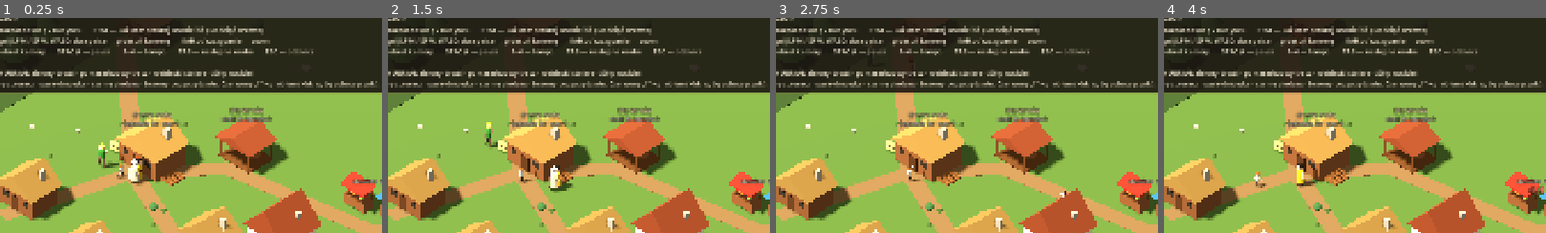
Above: before the commit, frames 1-4 (left to right).
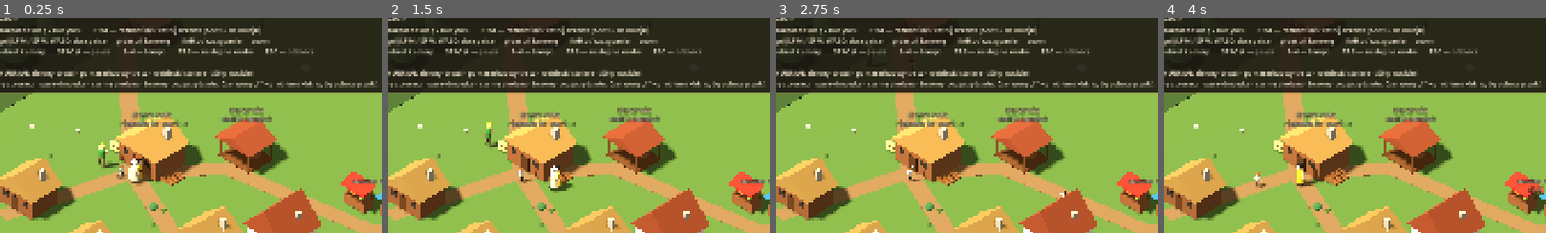
Above: after the commit, the same moments.

Repository: dwdzdc/dynastia
Game: Godot game, scene res://game/main.tscn
The game is run twice, just before and just after one commit, with the same random seed, the same clock (stepped at 60 frames per second) and the same inputs.
Inputs:
- Up to frame 1 (0.25 s): no input
- Up to frame 2 (1.5 s): click "II" at 0.5 s; click "1x" at 1.25 s
- Up to frame 3 (2.75 s): click "2x" at 2 s
- Up to frame 4 (4 s): click "4x" at 2.75 s; click "8x" at 3.5 s
The pictures show only the part of the screen within x 32-82%, y 27-77%; the shares and areas given below are measured in that part.

The runs differ from the first frame. In frame 1, 0.6% of the frame differs, in the area x 31-69%, y 3-8%; in frame 2, 0.6%; in frame 3, 0.6%; in frame 4, 0.6%.

Commit message:
Rozkazy reczne jako kolejka z automatycznym powrotem do autopilota
PPM zastepuje kolejke, Shift+PPM dopisuje; po ostatnim kroku agent sam wraca
do swojej pracy (takze po wypadku/zmianie przydzialu). Linia z numerowanymi
celami nad zaznaczona osoba, przycisk Anuluj rozkazy z licznikiem. Uwagi autora
dopisane do progress.md jako backlog.

Co-Authored-By: Claude Opus 5.5 <noreply@anthropic.com>

Diff:
--- a/data/balance.json
+++ b/data/balance.json
@@ -136,7 +136,8 @@
       "autumn": 1.2,
       "winter": 0.15
     },
-    "forage_carry": 3
+    "forage_carry": 3,
+    "manual_chop_mult": 0.8
   },
   "carry": {
     "log": 2,
--- a/game/main.gd
+++ b/game/main.gd
@@ -8,6 +8,7 @@
 const CAM_PITCH := deg_to_rad(38.0)
 const SKY_DAY := Color(0.55, 0.7, 0.85)
 const SKY_NIGHT := Color(0.06, 0.08, 0.16)
+const TREE_PICK_RADIUS := 1.6   # m od pnia, w którym PPM trafia w drzewo
 
 var world: SimWorld
 var view: Node3D
@@ -224,7 +225,7 @@
 				_press_ground = _ground_at(mb.position)
 			MOUSE_BUTTON_RIGHT:
 				if mb.pressed:
-					_on_right_click(mb.position)
+					_on_right_click(mb.position, mb.shift_pressed)
 	elif event is InputEventMouseMotion:
 		var mm := event as InputEventMouseMotion
 		if _lmb_down and not _dragging and mm.position.distance_to(_press_pos) > 8.0:
@@ -294,12 +295,13 @@
 	selected_building = ""
 
 
-func _on_right_click(pos: Vector2) -> void:
+# PPM: rozkaz ręczny (zastępuje kolejkę), Shift+PPM: dopisz do kolejki.
+func _on_right_click(pos: Vector2, append: bool) -> void:
 	if selected_id < 0:
 		return
 	var g := _ground_at(pos)
-	var t: SimTree = view.tree_at(Vector2(g.x, g.z), 1.6)
+	var t: SimTree = view.tree_at(Vector2(g.x, g.z), TREE_PICK_RADIUS)
 	if t != null:
-		world.manual_chop(selected_id, t.id)
+		world.manual_chop(selected_id, t.id, append)
 	else:
-		world.manual_move(selected_id, Vector2(g.x, g.z))
+		world.manual_move(selected_id, Vector2(g.x, g.z), append)
--- a/sim/jobs.gd
+++ b/sim/jobs.gd
@@ -56,7 +56,9 @@
 	return "chore"
 
 
+# Nowy plan z autopilota. Kończy też sterowanie ręczne (np. po wypadku, zmianie pracy).
 func replan(a: SimAgent) -> void:
+	a.controlled = false
 	release(a)
 	a.steps.clear()
 	a.alert = false
@@ -69,8 +71,6 @@
 		kind = "eat"
 	a.plan_kind = kind
 	match kind:
-		"manual":
-			_wait(a, "sterowanie ręczne — czeka na rozkaz", "idle")
 		"sick":
 			_go_inside(a, w.home(), "rest", 3.0,
 				"ranny — leży w chacie" if a.injured_days > 0.0 else "chory — leży w chacie")
--- a/sim/world.gd
+++ b/sim/world.gd
@@ -168,43 +168,48 @@
 	jobs.replan(a)
 
 
-func manual_move(agent_id: int, to: Vector2) -> void:
+# Rozkazy ręczne: kolejka kroków wykonywana zamiast autopilota. append = dopisz na
+# koniec kolejki (Shift+PPM); inaczej zastąp. Po ostatnim kroku agent sam wraca
+# do autopilota (patrz _behave).
+func _begin_manual(a: SimAgent, append: bool) -> void:
+	if append and a.controlled:
+		return
+	jobs.release(a)
+	a.steps.clear()
+	a.controlled = true
+	a.plan_kind = "manual"
+
+
+func manual_move(agent_id: int, to: Vector2, append := false) -> void:
 	var a := agent_by_id(agent_id)
 	if a == null or a.status != "active":
 		return
-	a.controlled = true
-	jobs.release(a)
-	a.steps.clear()
-	a.plan_kind = "manual"
+	_begin_manual(a, append)
 	a.steps.append({ "t": "walk", "to": to, "why": "idzie tam, gdzie kazano" })
-	a.steps.append({ "t": "act", "act": "idle", "left": 1e9, "why": "sterowanie ręczne — czeka na rozkaz", "inside": "", "alert": false })
-
-
-# Ręczne ścięcie wskazanego drzewa — przejęcie daje kontrolę nad tym, co i gdzie.
-func manual_chop(agent_id: int, tree_id: int) -> void:
+
+
+# Ręczne ścięcie wskazanego drzewa i odniesienie kłody do tartaku.
+func manual_chop(agent_id: int, tree_id: int, append := false) -> void:
 	var a := agent_by_id(agent_id)
 	var t := tree_by_id(tree_id)
 	if a == null or t == null or a.status != "active" or t.wood <= 0 or not a.can_work():
 		return
-	a.controlled = true
-	jobs.release(a)
+	_begin_manual(a, append)
 	if t.reserved_by >= 0 and t.reserved_by != a.id:
 		var other := agent_by_id(t.reserved_by)
 		if other != null:
 			jobs.replan(other)
 	t.reserved_by = a.id
 	a.claims.append("tree:%d" % t.id)
-	a.steps.clear()
-	a.plan_kind = "manual"
+	var chop_secs := jobs._dur(a, "chop", float(balance["jobs"]["chop_seconds"])) * float(balance["jobs"]["manual_chop_mult"])
 	a.steps.append({ "t": "walk", "to": t.position + Vector2(0.9, 0.4), "why": "idzie ściąć wskazane drzewo" })
-	a.steps.append({ "t": "act", "act": "chop", "left": jobs._dur(a, "chop", float(balance["jobs"]["chop_seconds"])) * 0.8,
-		"why": "rąbie wskazane drzewo (ręcznie, szybciej)", "inside": "", "alert": false })
+	a.steps.append({ "t": "act", "act": "chop", "left": chop_secs, "why": "rąbie wskazane drzewo (ręcznie, szybciej)", "inside": "", "alert": false })
 	a.steps.append({ "t": "do", "fn": "chop_done", "arg": t.id })
 	a.steps.append({ "t": "walk", "to": building("sawmill").door() + Vector2(-1.5, 0.0), "why": "niesie kłodę do tartaku" })
 	a.steps.append({ "t": "do", "fn": "deposit", "arg": "sawmill" })
-	a.steps.append({ "t": "act", "act": "idle", "left": 1e9, "why": "sterowanie ręczne — czeka na rozkaz", "inside": "", "alert": false })
-
-
+
+
+# Anuluj resztę rozkazów i wróć do autopilota od razu.
 func release_manual(agent_id: int) -> void:
 	var a := agent_by_id(agent_id)
 	if a == null:
@@ -309,6 +314,8 @@
 
 
 func _behave(a: SimAgent, dt: float) -> void:
+	if a.controlled and a.steps.is_empty():
+		a.controlled = false   # kolejka rozkazów wykonana — wraca do autopilota
 	var want := jobs.desired_kind(a)
 	var early_meal := a.plan_kind == "eat" and want in ["work", "chore", "child"]
 	if want != a.plan_kind and not early_meal and a.interruptible():
@@ -380,7 +387,7 @@
 			a.facing = target_face
 	if a.controlled and a.needs["food"] < float(balance["needs"]["food"]["low"]):
 		a.alert = true
-		a.idle_reason = "GŁODNY — puść wolno, żeby poszedł zjeść"
+		a.idle_reason = "GŁODNY — wykonuje rozkazy, zje po ich skończeniu"
 	s["left"] = float(s["left"]) - dt
 	if float(s["left"]) <= 0.0:
 		a.steps.pop_front()
--- a/tests/run_tests.gd
+++ b/tests/run_tests.gd
@@ -50,6 +50,7 @@
 	_test_no_income_goes_into_debt()
 	_test_succession_and_game_over()
 	_test_marriage_and_birth()
+	_test_manual_queue_auto_release()
 	_test_long_run_no_crash()
 
 
@@ -320,6 +321,25 @@
 	check("married couples have children", w.family.persons.size() > n0)
 
 
+func _test_manual_queue_auto_release() -> void:
+	var w = _new_world()
+	_run_days(w, 0.1)   # rano, blok pracy
+	var a = w.agent_by_id(w.family.root().agent_id)
+	var home: Vector2 = w.home().door()
+	w.manual_move(a.id, home + Vector2(5, 0))
+	w.manual_move(a.id, home + Vector2(5, 5), true)
+	check("shift-queue appends orders", a.controlled and a.steps.size() == 2)
+	var guard := 0
+	while a.controlled and guard < 600:
+		w.step_sim(0.1)
+		guard += 1
+	check("agent returns to autopilot after manual queue", not a.controlled)
+	check("after release agent resumes its job plan", a.plan_kind != "manual" and not a.steps.is_empty())
+	w.manual_move(a.id, home + Vector2(20, 0))
+	w.manual_move(a.id, home + Vector2(-20, 0))
+	check("plain order replaces queue", a.steps.size() == 1)
+
+
 func _test_long_run_no_crash() -> void:
 	var w = _new_world(4242)
 	# Autopilot gracza: każdy dorosły bez pary szuka małżonka, dorastający dostają pracę.
--- a/ui/hud.gd
+++ b/ui/hud.gd
@@ -13,6 +13,7 @@
 const GOOD := Color(0.55, 0.88, 0.45)
 const WARN := Color(1.0, 0.78, 0.3)
 const BAD := Color(1.0, 0.42, 0.35)
+const ORDER_COLOR := Color(1.0, 0.85, 0.3, 0.85)
 const JOB_ORDER := ["woodcutter", "sawyer", "carpenter", "carrier", "forager", "laborer", "thief", "none"]
 const JOB_HINTS := {
 	"woodcutter": "ścina drzewa, nosi kłody do tartaku",
@@ -389,10 +390,15 @@
 		marry.visible = fam.can_marry(p)
 		marry.text = ("Przestań szukać " if p.seeking_spouse else "Szukaj ") + ("żony" if p.sex == "m" else "męża")
 		marry.button_pressed = p.seeking_spouse)
-	var rel := _button("Puść wolno (wróć do autopilota)", func(): world.release_manual(a.id), 17)
+	var rel := _button("", func(): world.release_manual(a.id), 17)
 	_info_box.add_child(rel)
-	_info_updaters.append(func(): rel.visible = a.controlled)
-	_info_box.add_child(_label("PPM na ziemi: idź tam (przejęcie) · PPM na drzewie: zetnij je", 14, DIM))
+	_info_updaters.append(func():
+		rel.visible = a.controlled
+		rel.text = "Anuluj rozkazy (%d w kolejce)" % a.steps.filter(func(st): return st["t"] != "do").size())
+	var tip := _label("PPM: idź / zetnij drzewo · Shift+PPM: dopisz do kolejki\nPo wykonaniu rozkazów sam wraca do swojej pracy.", 14, DIM)
+	tip.autowrap_mode = TextServer.AUTOWRAP_WORD_SMART
+	tip.custom_minimum_size.x = 400
+	_info_box.add_child(tip)
 
 
 func _build_building_info(b: SimBuilding) -> void:
@@ -570,7 +576,7 @@
 Ożeń dorosłych, by mieć dzieci — ród trwa, dopóki żyje ktoś z krwi Wilków (♛ = głowa rodu).
 
 STEROWANIE
-LPM — zaznacz osobę / budynek       PPM — każ zaznaczonej osobie iść (lub ściąć drzewo)
+LPM — zaznacz osobę / budynek       PPM — rozkaz: idź / zetnij drzewo (Shift = do kolejki)
 Przeciągnij LPM / ŚPM, WASD, dwa palce — przesuń kamerę       Kółko / szczypanie — zoom
 Q / E — obrót kamery       SPACJA — pauza       1–4 — tempo       TAB — następna osoba       ESC — odznacz
 
@@ -643,6 +649,20 @@
 			_text(sp + Vector2(0, -3), "!", 18, Color(1, 1, 1))
 		if main.selected_id == a.id or main.hover_id == a.id or (zoom_ok and main.cam_size < 30.0):
 			_text(sp + Vector2(0, -26 if (a.alert or a.hungry_no_food) else -6), p.name, 16, Color(1, 1, 1))
+	# Kolejka rozkazów zaznaczonej osoby: linia przez kolejne cele marszu.
+	var sel := world.agent_by_id(main.selected_id)
+	if sel != null and sel.controlled and not sel.hidden:
+		var prev := _screen(sel.position, 0.1)
+		var n := 0
+		for st in sel.steps:
+			if st["t"] != "walk":
+				continue
+			n += 1
+			var pt := _screen(st["to"], 0.1)
+			_overlay.draw_line(prev, pt, ORDER_COLOR, 2.0)
+			_overlay.draw_circle(pt, 9, ORDER_COLOR)
+			_text(pt + Vector2(0, 5), str(n), 14, Color(0, 0, 0))
+			prev = pt
 	# Unoszące się teksty (zarobek, koszty).
 	for f in _fx:
 		var t := float(f["t"])
Not shown, changed: progress.md
